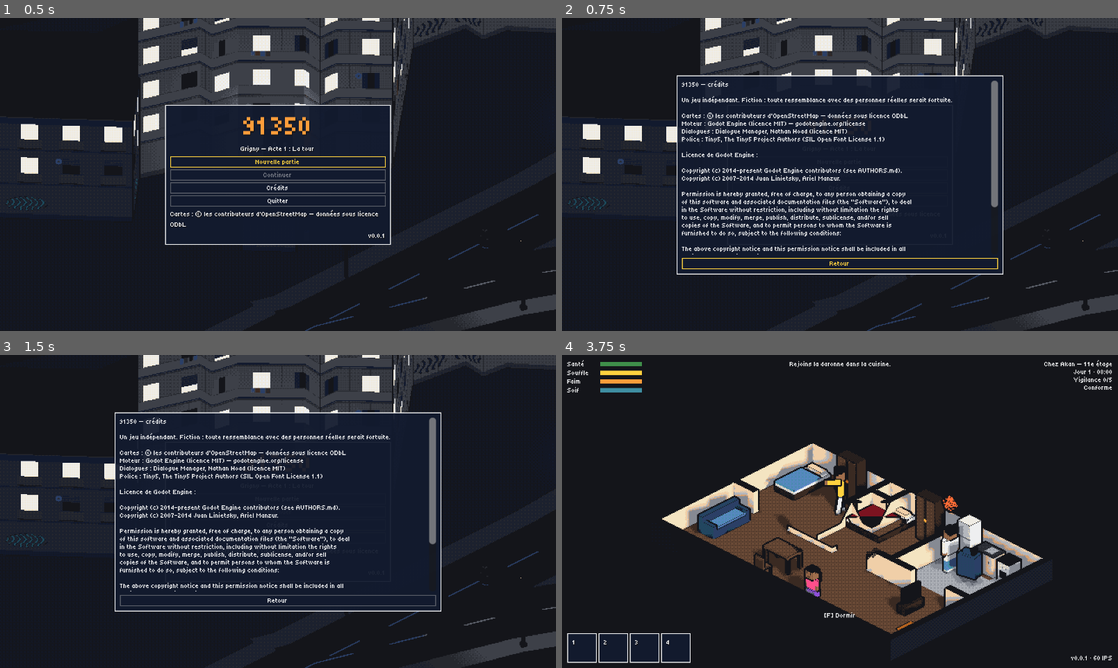
Above: before the commit, frames 1-4 (two rows, left to right).
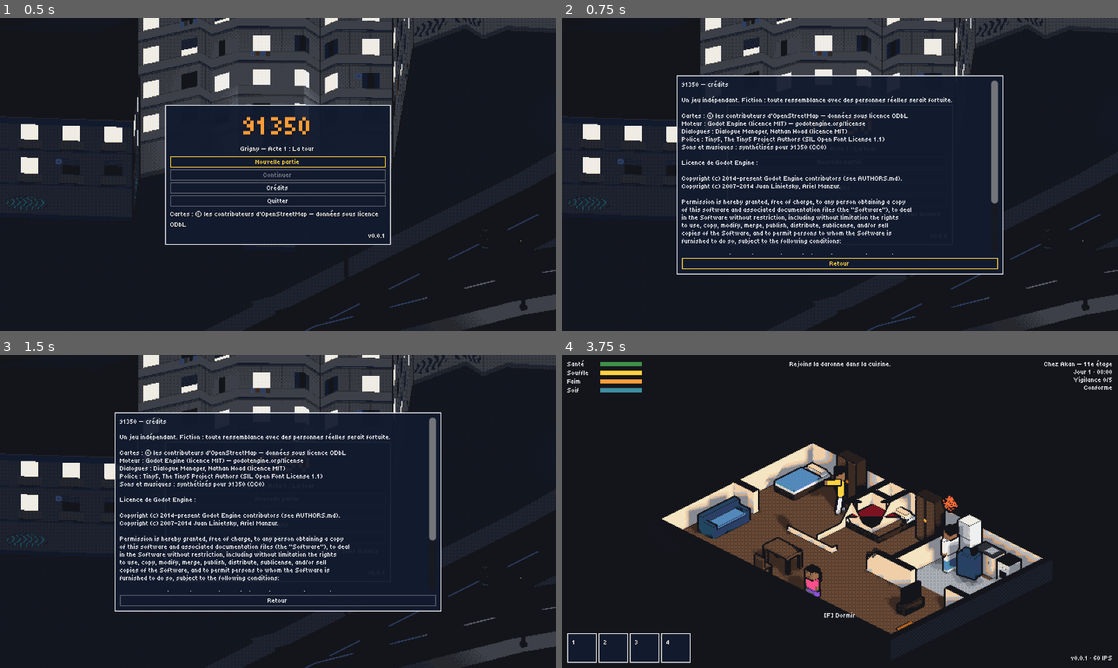
Above: after the commit, the same moments.

Repository: Yato-350/91350
Game: Godot game, scene res://scenes/main/game.tscn
Two runs of this game, one before a commit and one after it. Both use one fixed random seed, a clock stepped at 60 frames per second and the inputs below.
Inputs (mouse positions are in pixels of both pictures, inside the frame that each line leads up to):
- Up to frame 1 (0.5 s): no input
- Up to frame 2 (0.75 s): click "Crédits" at 0.5 s
- Up to frame 3 (1.5 s): click "Nouvelle partie" at 1.25 s
- Up to frame 4 (3.75 s): click "Nouvelle partie" at 2 s; click "Retour" at 2.75 s; tap Enter (ui_accept) at 3.5 s; move the mouse to (962, 495) at 3.52 s; hold D (move_right) from 3.53 s (still down); hold Space (attack) from 3.53 s (still down); click (962, 495) at 3.67 s

Frame 1 is identical in both runs. In frame 2, 3.1% of the frame differs, in the area x 21-79%, y 40-76%; in frame 3, 3.1%; in frame 4, nothing differs.

Commit message:
feat: le son — bruitages, musiques et ambiance générés, pilotés par l'EventBus
- tools/build_sounds.py synthétise tout (oscillateurs, enveloppes, bruit, graine fixe) :
  23 bruitages, trois musiques en boucle (le régime, la maison, le quartier libre) et la
  rumeur de la ville ; une boucle porte son bloc « smpl », que Godot lit seul.
- AudioManager (autoload) : bus Music → MusicDuck, SFX, Ambience, UI ; pool de lecteurs,
  prises multiples et variations de hauteur ; fondu enchaîné des musiques ; la musique
  se tasse sous les dialogues ; volumes par bus (courbe au carré).
- La musique suit la couleur : bourdon froid sous le régime, thème de la maison chez
  soi, thème du quartier libre une fois la zone libérée (fondu de 4 s avec la couleur).
- Pas (silencieux accroupi), coups, KO, Vigile alerté, caméra qui repère, alarme,
  porte, ramassage, bombe de peinture, câble coupé, sirène et annonce du couvre-feu,
  objectifs, quêtes, niveau, libération, arrestation, interface et bulles.
- Mesuré : écran titre à -22,6 LUFS, crête -9,7 dBFS.

Co-Authored-By: Claude Opus 5.5 <noreply@anthropic.com>
Claude-Session: https://claude.ai/code/session_0191MuXXX6bNUbLG7aSk85Tz

Diff:
--- /dev/null
+++ b/default_bus_layout.tres
@@ -0,0 +1,33 @@
+[gd_resource type="AudioBusLayout" format=3]
+
+[resource]
+bus/1/name = &"MusicDuck"
+bus/1/solo = false
+bus/1/mute = false
+bus/1/bypass_fx = false
+bus/1/volume_db = 0.0
+bus/1/send = &"Master"
+bus/2/name = &"Music"
+bus/2/solo = false
+bus/2/mute = false
+bus/2/bypass_fx = false
+bus/2/volume_db = -6.0
+bus/2/send = &"MusicDuck"
+bus/3/name = &"SFX"
+bus/3/solo = false
+bus/3/mute = false
+bus/3/bypass_fx = false
+bus/3/volume_db = 0.0
+bus/3/send = &"Master"
+bus/4/name = &"Ambience"
+bus/4/solo = false
+bus/4/mute = false
+bus/4/bypass_fx = false
+bus/4/volume_db = -10.0
+bus/4/send = &"Master"
+bus/5/name = &"UI"
+bus/5/solo = false
+bus/5/mute = false
+bus/5/bypass_fx = false
+bus/5/volume_db = -4.0
+bus/5/send = &"Master"
--- a/locale/strings.csv
+++ b/locale/strings.csv
@@ -3,7 +3,7 @@
 HUD_SAVED,"Partie sauvegardée"
 HUD_LOADED,"Partie chargée"
 CREDITS_TITLE,"91350 — crédits"
-CREDITS_BODY,"Un jeu indépendant. Fiction : toute ressemblan …(275 unchanged characters)… ct Authors (SIL Open Font License 1.1)\n\nLicence de Godot Engine :"
+CREDITS_BODY,"Un jeu indépendant. Fiction : toute ressemblan …(275 unchanged characters)… ct Authors (SIL Open Font License 1.1)\nSons et musiques : synthétisés pour 91350 (CC0)\n\nLicence de Godot Engine :"
 ITEM_BOUTEILLE_EAU,"Bouteille d'eau"
 ITEM_BOUTEILLE_EAU_DESC,"Un litre et demi. Aujourd'hui, ça vaut plus qu'un billet."
 ITEM_BIDON_VIDE,"Bidon vide"
--- a/project.godot
+++ b/project.godot
@@ -18,6 +18,7 @@
 [autoload]
 
 EventBus="*res://scripts/autoload/event_bus.gd"
+AudioManager="*res://scripts/autoload/audio_manager.gd"
 SaveManager="*res://scripts/autoload/save_manager.gd"
 GameState="*res://scripts/autoload/game_state.gd"
 DialogueManager="*res://addons/dialogue_manager/dialogue_manager.gd"
--- a/scripts/actors/player.gd
+++ b/scripts/actors/player.gd
@@ -15,6 +15,9 @@
 const GROUP := &"player"
 ## Actions des raccourcis du sac : quick_1 à quick_4.
 const QUICK_ACTION := "quick_%d"
+## Un pas s'entend tous les tant de mètres ; en courant, les foulées s'allongent.
+const STEP_DISTANCE := 0.8
+const RUN_STRIDE_FACTOR := 1.6
 
 ## Accroupi : lent, silencieux, et jamais en course.
 var crouched := false
@@ -23,6 +26,8 @@
 
 var _spawn_position := Vector3.ZERO
 var _attack_cooldown := 0.0
+## Mètres parcourus depuis le dernier pas entendu.
+var _stride := 0.0
 var _gravity: float = ProjectSettings.get_setting("physics/3d/default_gravity")
 
 @onready var _visual: CharacterVisual = $Visual
@@ -63,6 +68,9 @@
 	horizontal = horizontal.move_toward(direction * speed, ACCELERATION * delta)
 	velocity = Vector3(horizontal.x, velocity.y - _gravity * delta, horizontal.z)
 	move_and_slide()
+	if is_on_floor():
+		var stride := STEP_DISTANCE * (RUN_STRIDE_FACTOR if running else 1.0)
+		walk_steps(Vector2(horizontal.x, horizontal.z).length() * delta, stride)
 	_visual.crouched = crouched
 	_visual.animate(horizontal, delta)
 	_update_focus()
@@ -103,11 +111,21 @@
 		return
 	var target := targets[0] as Vigile
 	GameState.commit_offence()
+	EventBus.sound_requested.emit(&"coup")
 	var close := target.global_position.distance_to(global_position) <= Combat.TAKEDOWN_REACH
 	if close and target.can_be_taken_down(global_position):
 		target.knock_out()
 	else:
 		target.take_hit(Combat.PUNCH_DAMAGE, global_position)
+
+
+## Compte les pas sur `distance` mètres : un bruit de pas à chaque foulée, sauf accroupi.
+func walk_steps(distance: float, stride: float = STEP_DISTANCE) -> void:
+	_stride += distance
+	while _stride >= stride:
+		_stride -= stride
+		if not crouched:
+			EventBus.sound_requested.emit(&"pas")
 
 
 func teleport(to: Vector3) -> void:
--- a/scripts/actors/vigile.gd
+++ b/scripts/actors/vigile.gd
@@ -188,6 +188,7 @@
 	awareness.update(delta, suspicious, distance, _sight_range(), crouched)
 	if awareness.is_alerted():
 		GameState.surveillance.report(GameState.territory_id, 1.0)
+		EventBus.sound_requested.emit(&"vigile_alerte")
 		EventBus.player_spotted.emit(_target, id)
 		alert(_target)
 	elif awareness.is_suspicious() and state != State.SUSPICIOUS:
--- /dev/null
+++ b/scripts/autoload/audio_manager.gd
@@ -0,0 +1,218 @@
+extends Node
+## Le son du jeu : bruitages, musique et ambiance, chacun sur son bus (voir
+## default_bus_layout.tres), déclenchés par l'EventBus. Les sons sont synthétisés par
+## tools/build_sounds.py.
+##
+## Les réglages de volume passent par les bus (set_volume). Sous un dialogue, la musique se
+## tasse par le bus MusicDuck, sans toucher au réglage du joueur sur le bus Music.
+
+const SOUND_PATH := "res://assets/audio/%s.wav"
+const BUS_MUSIC := &"Music"
+const BUS_DUCK := &"MusicDuck"
+const BUS_SFX := &"SFX"
+const BUS_AMBIENCE := &"Ambience"
+const BUS_UI := &"UI"
+## Bruitages qui peuvent se chevaucher.
+const POOL_SIZE := 10
+## Son → bus, volume (dB), nombre de prises (nom_1, nom_2…), variation de hauteur
+## (± demi-tons) : un son répété ne sonne jamais deux fois pareil.
+const SOUNDS := {
+	&"pas": {"bus": BUS_SFX, "volume": -16.0, "takes": 3, "pitch": 1.0},
+	&"coup": {"bus": BUS_SFX, "volume": -4.0, "pitch": 1.0},
+	&"ko": {"bus": BUS_SFX, "volume": -4.0},
+	&"vigile_alerte": {"bus": BUS_SFX, "volume": -6.0},
+	&"camera_repere": {"bus": BUS_SFX, "volume": -8.0},
+	&"alarme": {"bus": BUS_SFX, "volume": -12.0},
+	&"porte": {"bus": BUS_SFX, "volume": -6.0, "pitch": 0.5},
+	&"ramassage": {"bus": BUS_SFX, "volume": -8.0},
+	&"bombe": {"bus": BUS_SFX, "volume": -8.0},
+	&"coupe": {"bus": BUS_SFX, "volume": -6.0},
+	&"sirene": {"bus": BUS_SFX, "volume": -14.0},
+	&"annonce": {"bus": BUS_SFX, "volume": -10.0},
+	&"objectif": {"bus": BUS_UI, "volume": -8.0},
+	&"quete": {"bus": BUS_UI, "volume": -6.0},
+	&"niveau": {"bus": BUS_UI, "volume": -6.0},
+	&"liberation": {"bus": BUS_SFX, "volume": -6.0},
+	&"arrestation": {"bus": BUS_SFX, "volume": -6.0},
+	&"ui_survol": {"bus": BUS_UI, "volume": -12.0},
+	&"ui_valide": {"bus": BUS_UI, "volume": -8.0},
+	&"ui_retour": {"bus": BUS_UI, "volume": -8.0},
+	&"bulle": {"bus": BUS_UI, "volume": -14.0, "pitch": 1.0},
+}
+## Les musiques : le régime, la maison, le quartier libre.
+const MUSIC := {&"regime": "musique_regime", &"maison": "musique_maison", &"libre": "musique_libre"}
+const AMBIENCES := {&"ville": "ambiance_ville"}
+const SILENT_DB := -60.0
+const DUCK_DB := -8.0
+const DUCK_SECONDS := 0.3
+const AMBIENCE_FADE_SECONDS := 1.0
+## Une prise répétée change un peu de volume (± dB).
+const VOLUME_SPREAD_DB := 1.5
+
+var _streams := {}
+var _pool: Array[AudioStreamPlayer] = []
+var _next_player := 0
+var _music_players: Array[AudioStreamPlayer] = []
+var _music_track := &""
+var _ambience := AudioStreamPlayer.new()
+var _ambience_track := &""
+var _duck_tween: Tween
+
+
+func _ready() -> void:
+	# Les menus mettent le jeu en pause : leurs sons doivent jouer quand même.
+	process_mode = Node.PROCESS_MODE_ALWAYS
+	for sound: StringName in SOUNDS:
+		_streams[sound] = _make_stream(sound, SOUNDS[sound])
+	for index: int in POOL_SIZE:
+		var player := AudioStreamPlayer.new()
+		player.name = "Sfx%d" % index
+		add_child(player)
+		_pool.append(player)
+	for index: int in 2:
+		var player := AudioStreamPlayer.new()
+		player.name = "Music%d" % index
+		player.bus = BUS_MUSIC
+		player.volume_db = SILENT_DB
+		add_child(player)
+		_music_players.append(player)
+	_ambience.name = "Ambience"
+	_ambience.bus = BUS_AMBIENCE
+	add_child(_ambience)
+	_connect_events()
+
+
+## Joue un bruitage ; un son inconnu est signalé et rien ne se passe.
+func play(sound: StringName) -> void:
+	var stream: AudioStream = _streams.get(sound)
+	if stream == null:
+		push_error("Son inconnu : %s" % sound)
+		return
+	var player := _pool[_next_player]
+	_next_player = (_next_player + 1) % POOL_SIZE
+	player.stream = stream
+	player.bus = SOUNDS[sound]["bus"]
+	player.volume_db = SOUNDS[sound].get("volume", 0.0)
+	player.play()
+
+
+## Passe à la musique `track` (&"" : le silence) en fondu enchaîné de `seconds` secondes.
+func play_music(track: StringName, seconds: float) -> void:
+	if track == _music_track:
+		return
+	_music_track = track
+	var outgoing := _music_players[0]
+	var incoming := _music_players[1]
+	_music_players.reverse()
+	if not track.is_empty():
+		incoming.stream = load(SOUND_PATH % MUSIC[track])
+		incoming.volume_db = SILENT_DB if seconds > 0.0 else 0.0
+		incoming.play()
+	if seconds <= 0.0:
+		outgoing.stop()
+		return
+	var fade := create_tween().set_parallel(true)
+	fade.tween_property(outgoing, ^"volume_db", SILENT_DB, seconds)
+	if not track.is_empty():
+		fade.tween_property(incoming, ^"volume_db", 0.0, seconds)
+	fade.chain().tween_callback(outgoing.stop)
+
+
+func music() -> StringName:
+	return _music_track
+
+
+## L'ambiance du lieu (&"" : aucune).
+func play_ambience(track: StringName) -> void:
+	if track == _ambience_track:
+		return
+	_ambience_track = track
+	if track.is_empty():
+		_ambience.stop()
+		return
+	_ambience.stream = load(SOUND_PATH % AMBIENCES[track])
+	_ambience.volume_db = SILENT_DB
+	_ambience.play()
+	create_tween().tween_property(_ambience, ^"volume_db", 0.0, AMBIENCE_FADE_SECONDS)
+
+
+func ambience() -> StringName:
+	return _ambience_track
+
+
+## Volume d'un bus, de 0 (muet) à 1 ; la courbe est au carré, comme l'oreille l'entend.
+func set_volume(bus: StringName, value: float) -> void:
+	var index := AudioServer.get_bus_index(bus)
+	if index == -1:
+		push_error("Bus audio inconnu : %s" % bus)
+		return
+	var level := clampf(value, 0.0, 1.0)
+	AudioServer.set_bus_mute(index, level <= 0.0)
+	if level > 0.0:
+		AudioServer.set_bus_volume_linear(index, level * level)
+
+
+func _make_stream(sound: StringName, spec: Dictionary) -> AudioStream:
+	var takes: int = spec.get("takes", 1)
+	var pitch: float = spec.get("pitch", 0.0)
+	if takes == 1 and is_zero_approx(pitch):
+		return load(SOUND_PATH % sound)
+	var randomizer := AudioStreamRandomizer.new()
+	for take: int in takes:
+		var file := String(sound) if takes == 1 else "%s_%d" % [sound, take + 1]
+		randomizer.add_stream(-1, load(SOUND_PATH % file))
+	randomizer.random_pitch_semitones = pitch
+	randomizer.random_volume_offset_db = VOLUME_SPREAD_DB
+	return randomizer
+
+
+func _connect_events() -> void:
+	EventBus.sound_requested.connect(play)
+	EventBus.music_requested.connect(play_music)
+	EventBus.ambience_requested.connect(play_ambience)
+	EventBus.enemy_knocked_out.connect(func(_enemy: String) -> void: play(&"ko"))
+	EventBus.curfew_changed.connect(_on_curfew_changed)
+	EventBus.notified.connect(_on_notified)
+	EventBus.quest_step_completed.connect(_on_step_completed)
+	EventBus.quest_completed.connect(func(_quest: String) -> void: play(&"quete"))
+	EventBus.leveled_up.connect(func(_level: int) -> void: play(&"niveau"))
+	EventBus.zone_liberated.connect(func(_zone: String) -> void: play(&"liberation"))
+	EventBus.player_downed.connect(func() -> void: play(&"arrestation"))
+	EventBus.travel_requested.connect(func(_target: String) -> void: play(&"porte"))
+	EventBus.dialogue_requested.connect(func(_file: String, _cue: String) -> void: _duck(true))
+	EventBus.dialogue_ended.connect(func(_file: String) -> void: _duck(false))
+
+
+func _on_curfew_changed(active: bool) -> void:
+	if active:
+		play(&"sirene")
+
+
+func _on_notified(text_key: String) -> void:
+	if text_key == "CURFEW_WARNING":
+		play(&"annonce")
+
+
+# La dernière étape d'une quête a son propre son (« quete ») : on attend la fin de l'image
+# pour savoir si la quête vient de se terminer.
+func _on_step_completed(quest_id: String, _step_id: String) -> void:
+	_play_step_sound.call_deferred(quest_id)
+
+
+func _play_step_sound(quest_id: String) -> void:
+	if GameState.quests.is_active(quest_id):
+		play(&"objectif")
+
+
+# Sous un dialogue, la musique fait un pas en arrière.
+func _duck(active: bool) -> void:
+	var index := AudioServer.get_bus_index(BUS_DUCK)
+	if _duck_tween != null:
+		_duck_tween.kill()
+	_duck_tween = create_tween()
+	_duck_tween.tween_method(
+		func(db: float) -> void: AudioServer.set_bus_volume_db(index, db),
+		AudioServer.get_bus_volume_db(index),
+		DUCK_DB if active else 0.0,
+		DUCK_SECONDS
+	)
--- a/scripts/autoload/event_bus.gd
+++ b/scripts/autoload/event_bus.gd
@@ -47,3 +47,9 @@
 signal player_spotted(position: Vector3, source: String)
 ## Un ennemi est hors d'état (à terre).
 signal enemy_knocked_out(enemy_id: String)
+## Un bruitage à jouer (voir AudioManager.SOUNDS) : &"pas", &"coup", &"bombe"…
+signal sound_requested(sound: StringName)
+## La musique du lieu change (&"" : silence), en fondu de `seconds` secondes.
+signal music_requested(track: StringName, seconds: float)
+## L'ambiance du lieu change (&"" : aucune).
+signal ambience_requested(track: StringName)
--- a/scripts/main/main.gd
+++ b/scripts/main/main.gd
@@ -10,6 +10,8 @@
 const COLOR_FADE_SECONDS := 1.5
 ## Au moment où une zone se libère, ses couleurs reviennent lentement.
 const LIBERATION_SECONDS := 4.0
+## D'un lieu à l'autre, les musiques se fondent l'une dans l'autre.
+const MUSIC_FADE_SECONDS := 1.5
 ## Où Akan se réveille après une arrestation.
 const HOME := "zone:appartement_akan"
 ## La dernière quête de l'acte 1 : quand elle se termine, l'écran de fin d'acte s'ouvre.
@@ -206,6 +208,9 @@
 	if zone_id == GameState.territory_id:
 		_colour_enabled = true
 		EventBus.saturation_change_requested.emit(_zone_saturation(), LIBERATION_SECONDS)
+		var zone := _pixel_view.get_zone() as Zone
+		if zone != null:
+			EventBus.music_requested.emit(zone.music(), LIBERATION_SECONDS)
 
 
 ## Charge un lieu et y place Akan. `ref` est un chemin de scène ou « zone:<id>[@repère] » ;
@@ -217,9 +222,12 @@
 	var zone := _pixel_view.get_zone() as Zone
 	GameState.enter(ref, zone.territory_id if zone != null else "")
 	_pixel_view.zoom = zone.get_zoom() if zone != null else 1
-	# Derrière le fondu au noir, la couleur du lieu s'installe d'un coup.
+	# Derrière le fondu au noir, la couleur du lieu s'installe d'un coup ; sa musique et
+	# son ambiance aussi, en fondu.
 	_colour_enabled = true
 	EventBus.saturation_change_requested.emit(_zone_saturation(), 0.0)
+	EventBus.music_requested.emit(zone.music() if zone != null else &"", MUSIC_FADE_SECONDS)
+	EventBus.ambience_requested.emit(zone.ambience() if zone != null else &"")
 	# Une planque garde la partie : on y sauvegarde en arrivant.
 	var hideout: Dictionary = zone.definition.get("hideout", {}) if zone != null else {}
 	if not hideout.is_empty() and GameState.playing and Conditions.check(hideout):
--- a/scripts/systems/dialogue/neighbourhood.gd
+++ b/scripts/systems/dialogue/neighbourhood.gd
@@ -54,7 +54,13 @@
 	if player == null:
 		return
 	GameState.commit_offence()
+	EventBus.sound_requested.emit(&"alarme")
 	EventBus.player_spotted.emit(player.global_position, ALARM_SOURCE)
+
+
+## Un bruitage au fil de la scène : sound("bombe"), sound("coupe").
+func sound(sound_name: String) -> void:
+	EventBus.sound_requested.emit(StringName(sound_name))
 
 
 ## Emmène Akan ailleurs à la fin de la réplique : travel("hall_tour@escalier").
--- a/scripts/ui/dialogue_balloon.gd
+++ b/scripts/ui/dialogue_balloon.gd
@@ -113,6 +113,7 @@
 
 
 func _show_line() -> void:
+	EventBus.sound_requested.emit(&"bulle")
 	var key := SPEAKER_KEY % _line.character.to_upper()
 	_speaker.text = tr(key) if tr(key) != key else _line.character
 	_text.text = _line.text
--- a/scripts/ui/menu_screen.gd
+++ b/scripts/ui/menu_screen.gd
@@ -93,5 +93,7 @@
 	button.disabled = not enabled
 	button.focus_mode = Control.FOCUS_ALL
 	button.pressed.connect(chosen.emit.bind(id))
+	button.pressed.connect(EventBus.sound_requested.emit.bind(&"ui_valide"))
+	button.focus_entered.connect(EventBus.sound_requested.emit.bind(&"ui_survol"))
 	_buttons.add_child(button)
 	return button
--- a/scripts/ui/screens.gd
+++ b/scripts/ui/screens.gd
@@ -43,6 +43,7 @@
 	if top != null:
 		var cancel := event.is_action_pressed(&"ui_cancel") and _cancellable(top)
 		if cancel or (event.is_action_pressed(&"pause") and top.name == PAUSE):
+			EventBus.sound_requested.emit(&"ui_retour")
 			close()
 			get_viewport().set_input_as_handled()
 			return
--- a/scripts/world/pickup.gd
+++ b/scripts/world/pickup.gd
@@ -47,6 +47,7 @@
 		EventBus.notified.emit("HUD_BAG_FULL")
 		return
 	amount = left
+	EventBus.sound_requested.emit(&"ramassage")
 	if left > 0:
 		return
 	if not pickup_id.is_empty():
--- a/scripts/world/security_camera.gd
+++ b/scripts/world/security_camera.gd
@@ -133,6 +133,7 @@
 		awareness.value = 0.0
 		_cooldown = REPORT_COOLDOWN
 		GameState.surveillance.report(GameState.territory_id, 1.0)
+		EventBus.sound_requested.emit(&"camera_repere")
 		EventBus.player_spotted.emit(target, id)
 
 
--- a/scripts/world/zone.gd
+++ b/scripts/world/zone.gd
@@ -128,6 +128,18 @@
 	return INTERIOR_ZOOM if is_interior else 1
 
 
+## La musique du lieu : celle de la maison chez soi, ailleurs celle de sa couleur.
+func music() -> StringName:
+	if definition.get("home", false):
+		return &"maison"
+	return &"libre" if saturation() >= Territory.FREE_SATURATION else &"regime"
+
+
+## L'ambiance du lieu : la rumeur de la ville dehors (et sur un toit), rien dedans.
+func ambience() -> StringName:
+	return &"ville" if not is_interior or definition.get("open_air", false) else &""
+
+
 ## Saturation du rendu ici : gris dans le territoire du régime, couleur une fois libre ;
 ## un logement (« home ») garde toujours ses couleurs : chez soi, le régime n'entre pas.
 func saturation() -> float:
--- /dev/null
+++ b/tests/test_audio.gd
@@ -0,0 +1,102 @@
+extends GutTest
+## Le son : les bus, les bruitages (prises et variations), la musique qui suit la couleur
+## du lieu, la musique qui se tasse sous les dialogues. Le pilote audio factice joue en
+## temps réel : « playing » et les fondus se vérifient sans haut-parleur.
+
+const PLAYER_SCENE := preload("res://scenes/actors/player.tscn")
+
+
+func after_each() -> void:
+	AudioManager.play_music(&"", 0.0)
+	AudioManager.play_ambience(&"")
+	EventBus.dialogue_ended.emit("essai")
+	GameState.new_game()
+
+
+func test_the_bus_layout_routes_music_through_its_duck_bus() -> void:
+	for bus: StringName in [&"Music", &"MusicDuck", &"SFX", &"Ambience", &"UI"]:
+		assert_ne(AudioServer.get_bus_index(bus), -1, bus)
+	var music := AudioServer.get_bus_index(&"Music")
+	assert_eq(AudioServer.get_bus_send(music), &"MusicDuck")
+	assert_eq(AudioServer.get_bus_send(AudioServer.get_bus_index(&"MusicDuck")), &"Master")
+
+
+func test_every_sound_has_its_files() -> void:
+	for sound: StringName in AudioManager.SOUNDS:
+		var spec: Dictionary = AudioManager.SOUNDS[sound]
+		var takes: int = spec.get("takes", 1)
+		for take: int in takes:
+			var file := String(sound) if takes == 1 else "%s_%d" % [sound, take + 1]
+			assert_true(ResourceLoader.exists(AudioManager.SOUND_PATH % file), file)
+	for track: StringName in AudioManager.MUSIC:
+		assert_true(ResourceLoader.exists(AudioManager.SOUND_PATH % AudioManager.MUSIC[track]))
+
+
+func test_a_sound_plays_on_its_bus() -> void:
+	AudioManager.play(&"coup")
+	var player := _player_of(&"SFX")
+	assert_not_null(player, "un lecteur joue sur le bus des effets")
+
+
+func test_an_unknown_sound_is_reported() -> void:
+	AudioManager.play(&"licorne")
+	assert_push_error("licorne")
+
+
+func test_music_loops_and_crossfades() -> void:
+	AudioManager.play_music(&"libre", 0.0)
+	assert_eq(AudioManager.music(), &"libre")
+	var stream := load(AudioManager.SOUND_PATH % AudioManager.MUSIC[&"libre"]) as AudioStreamWAV
+	assert_eq(stream.loop_mode, AudioStreamWAV.LOOP_FORWARD, "la boucle vient du fichier")
+	AudioManager.play_music(&"regime", 0.1)
+	await wait_seconds(0.3)
+	var playing := _players_on(&"Music")
+	assert_eq(playing.size(), 1, "l'ancienne musique s'est tue")
+	assert_eq(
+		playing[0].stream.resource_path, AudioManager.SOUND_PATH % AudioManager.MUSIC[&"regime"]
+	)
+
+
+func test_music_steps_back_under_a_dialogue() -> void:
+	var duck := AudioServer.get_bus_index(&"MusicDuck")
+	EventBus.dialogue_requested.emit("essai", "start")
+	await wait_seconds(AudioManager.DUCK_SECONDS + 0.1)
+	assert_almost_eq(AudioServer.get_bus_volume_db(duck), AudioManager.DUCK_DB, 0.1)
+	EventBus.dialogue_ended.emit("essai")
+	await wait_seconds(AudioManager.DUCK_SECONDS + 0.1)
+	assert_almost_eq(AudioServer.get_bus_volume_db(duck), 0.0, 0.1)
+
+
+func test_events_of_the_game_make_their_sounds() -> void:
+	watch_signals(EventBus)
+	Neighbourhood.new().sound("bombe")
+	assert_signal_emitted_with_parameters(EventBus, "sound_requested", [&"bombe"])
+
+
+func test_akan_walks_with_footsteps_but_crouches_in_silence() -> void:
+	var player: Player = PLAYER_SCENE.instantiate()
+	add_child_autofree(player)
+	var heard: Array[StringName] = []
+	var listen := func(sound: StringName) -> void: heard.append(sound)
+	EventBus.sound_requested.connect(listen)
+	player.walk_steps(Player.STEP_DISTANCE * 3.5)
+	assert_eq(heard.count(&"pas"), 3)
+	heard.clear()
+	player.crouched = true
+	player.walk_steps(Player.STEP_DISTANCE * 3.5)
+	assert_eq(heard.count(&"pas"), 0, "accroupi, on ne s'entend pas")
+	EventBus.sound_requested.disconnect(listen)
+
+
+func _player_of(bus: StringName) -> AudioStreamPlayer:
+	var players := _players_on(bus)
+	return players[0] if not players.is_empty() else null
+
+
+func _players_on(bus: StringName) -> Array[AudioStreamPlayer]:
+	var found: Array[AudioStreamPlayer] = []
+	for node: Node in AudioManager.find_children("*", "AudioStreamPlayer", true, false):
+		var player := node as AudioStreamPlayer
+		if player.playing and player.bus == bus:
+			found.append(player)
+	return found
--- a/tests/test_main.gd
+++ b/tests/test_main.gd
@@ -128,6 +128,24 @@
 	assert_almost_eq(view.saturation, Territory.REGIME_SATURATION, 0.01, "les communs")
 
 
+func test_the_music_follows_the_place_and_its_freedom() -> void:
+	var main := await _make_main()
+	main.travel_to("zone:grigny2")
+	await wait_process_frames(2)
+	assert_eq(AudioManager.music(), &"regime")
+	assert_eq(AudioManager.ambience(), &"ville")
+	main.travel_to("zone:appartement_akan")
+	await wait_process_frames(2)
+	assert_eq(AudioManager.music(), &"maison", "chez soi")
+	assert_eq(AudioManager.ambience(), &"", "dedans, la rue se tait")
+	main.travel_to("zone:grigny2")
+	GameState.territory.liberate("grigny2")
+	await wait_process_frames(2)
+	assert_eq(AudioManager.music(), &"libre", "la musique revient avec la couleur")
+	AudioManager.play_music(&"", 0.0)
+	AudioManager.play_ambience(&"")
+
+
 func test_the_view_comes_closer_indoors() -> void:
 	var main := await _make_main()
 	var view: PixelView = main.get_node("PixelView")
Not shown, added: assets/audio/alarme.wav.import
Not shown, added: assets/audio/ambiance_ville.wav.import
Not shown, added: assets/audio/annonce.wav.import
Not shown, added: assets/audio/arrestation.wav.import
Not shown, added: assets/audio/bombe.wav.import
Not shown, added: assets/audio/bulle.wav.import
Not shown, added: assets/audio/camera_repere.wav.import
Not shown, added: assets/audio/coup.wav.import
Not shown, added: assets/audio/coupe.wav.import
Not shown, added: assets/audio/ko.wav.import
Not shown, added: assets/audio/liberation.wav.import
Not shown, added: assets/audio/musique_libre.wav.import
(and 47 more such lines)
